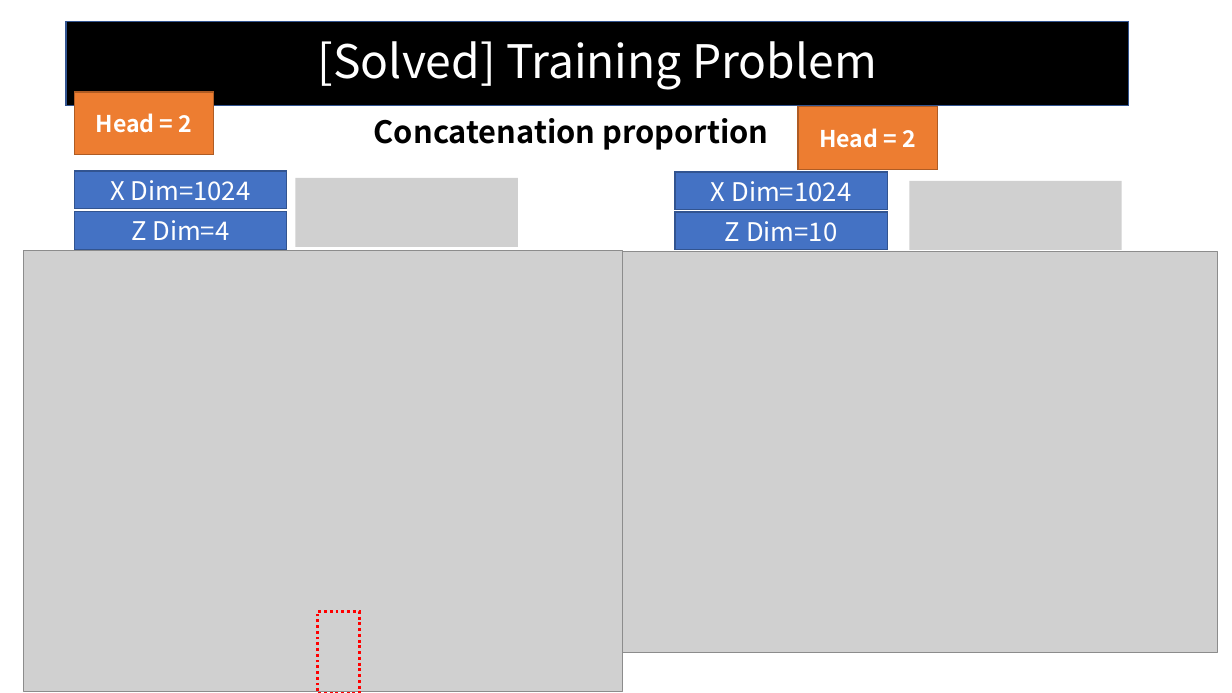
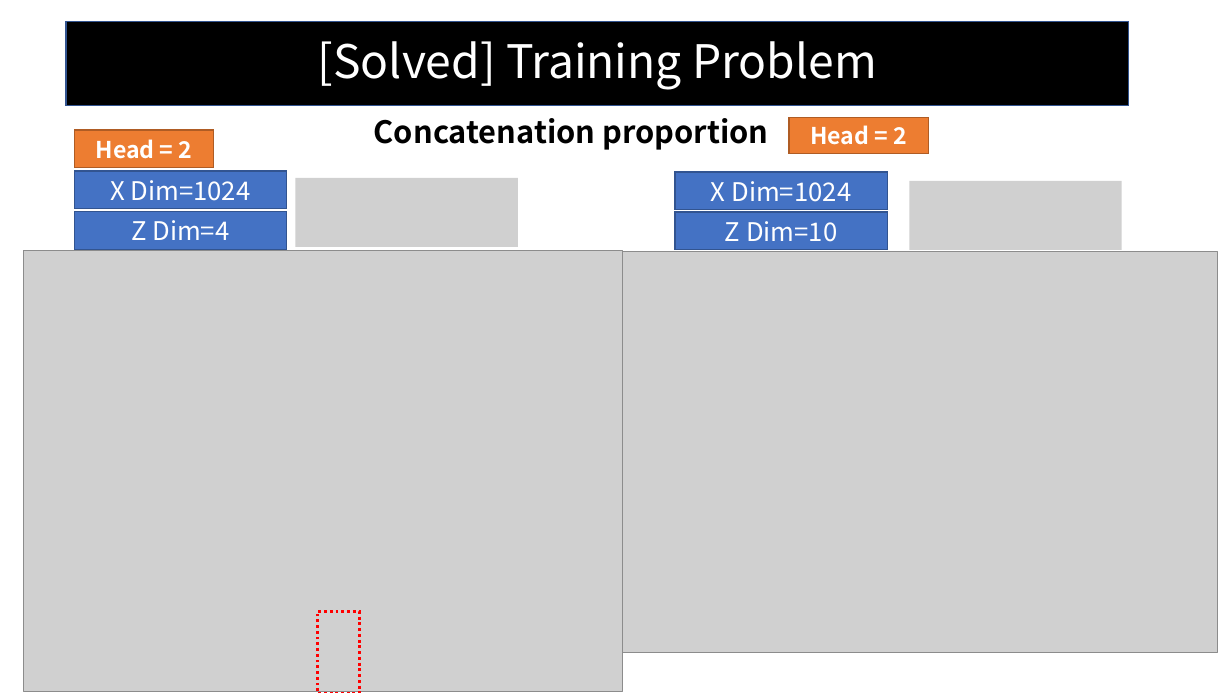
Before and after one commit to fxnnxc/text_summarization, a slide deck: slide 11 of presentation2.pptx (slide 10 before the commit). Drawn at 1232x693 pixels with LibreOffice and Linux fonts; fonts in the diff are those of the drawing; grey boxes stand for pictures. Boxes give left, top, right and bottom in pixels: in the first picture for what was removed or moved away, otherwise in the second. Text is boxed around its words. In the diff, an @@ line names an element or a change of style, - is before the commit and + after.

```diff
--- a/presentation2.pptx
+++ b/presentation2.pptx
@@ rectangle "Head = 2": place and size @@
-rectangle "Head = 2" at bbox=[799, 106, 938, 169]
+rectangle "Head = 2" at bbox=[789, 117, 929, 153]
@@ rectangle "Head = 2": place and size @@
-rectangle "Head = 2" at bbox=[74, 92, 213, 155]
+rectangle "Head = 2" at bbox=[74, 130, 213, 168]
```
Also in this commit, not shown: 4 other slides changed, 7 slides added, 1 slide removed, 2 other files.
